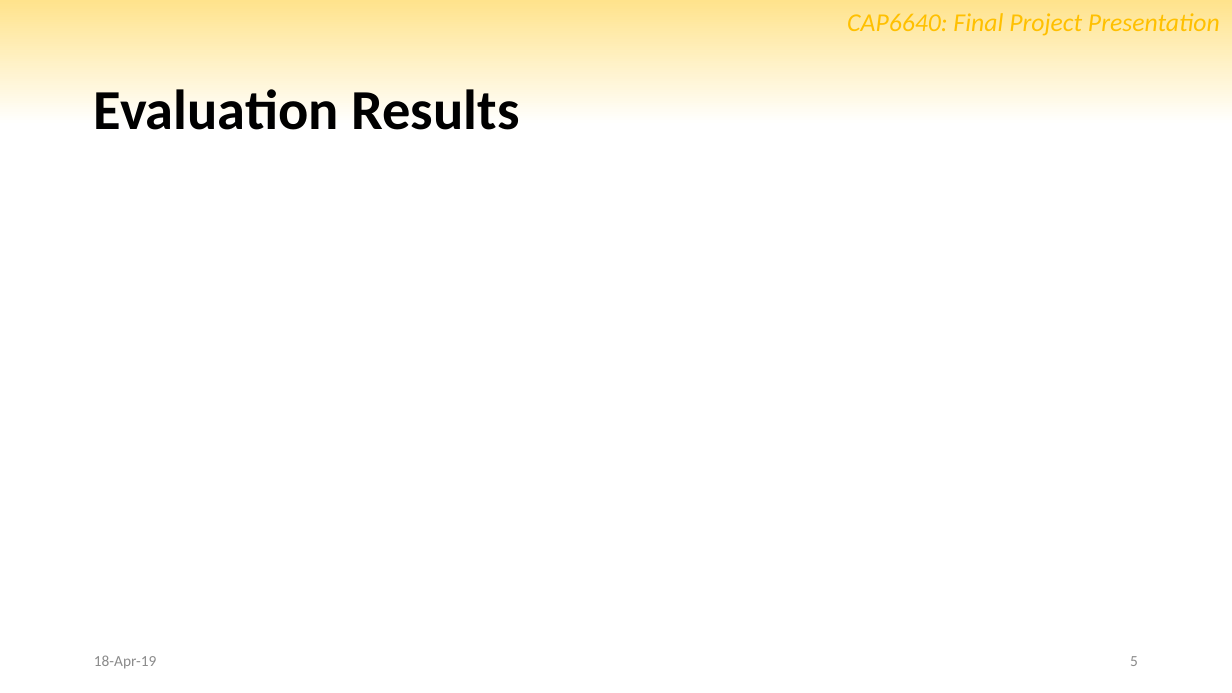
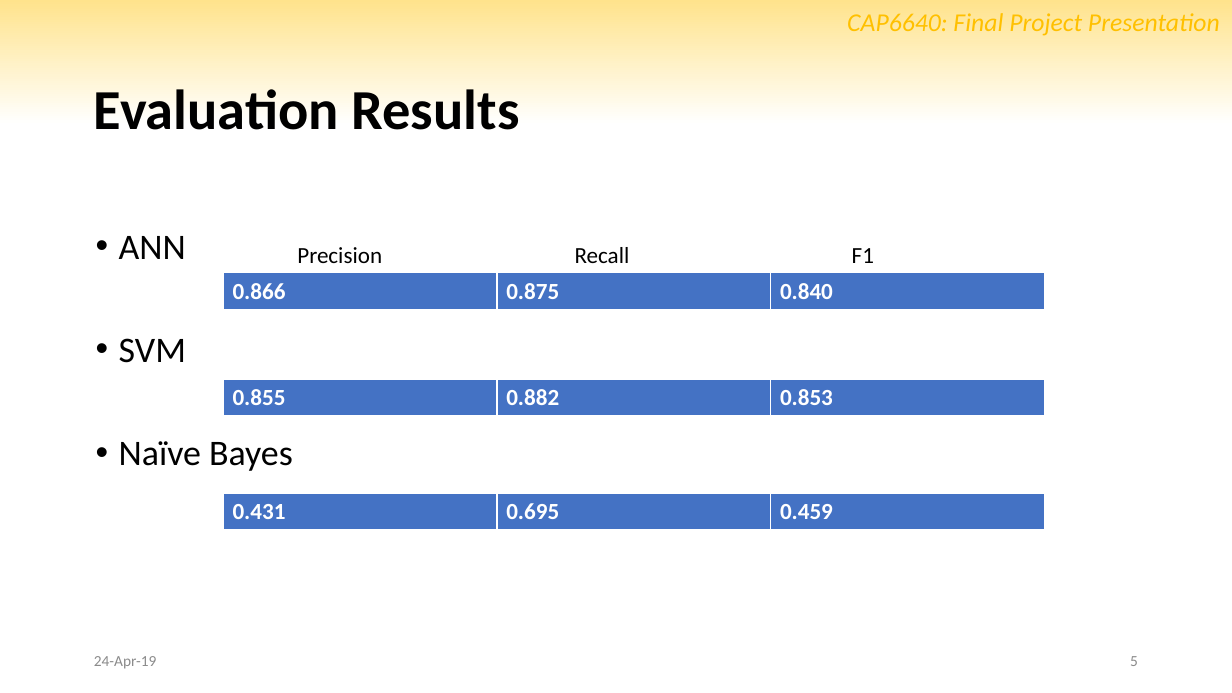
Before and after one commit to marctheshark3/UCF-NLP-Bullydetection, a slide deck: slide 5 of slides.pptx. Drawn at 1232x693 pixels with LibreOffice and Linux fonts; fonts in the diff are those of the drawing; background and template pictures are left out. Boxes give left, top, right and bottom in pixels: in the first picture for what was removed or moved away, otherwise in the second. Text is boxed around its words. In the diff, an @@ line names an element or a change of style, - is before the commit and + after.

```diff
--- a/slides.pptx
+++ b/slides.pptx
@@ text added at (119,236,293,471), 28 pt, text #000000 @@
+• ANN
+• SVM
+• Naïve Bayes
@@ text added at (297,247,874,263), 18 pt, text #000000 @@
+Precision Recall F1
@@ table added at (224,273,1044,311), 1 rows, 3 columns @@
+0.866 | 0.875 | 0.840
@@ table added at (224,379,1044,417), 1 rows, 3 columns @@
+0.855 | 0.882 | 0.853
@@ table added at (224,494,1044,531), 1 rows, 3 columns @@
+0.431 | 0.695 | 0.459
@@ text at (94,656,156,669): text changed @@
-18-Apr-19
+24-Apr-19
```
Also in this commit, not shown: 7 other slides changed.
